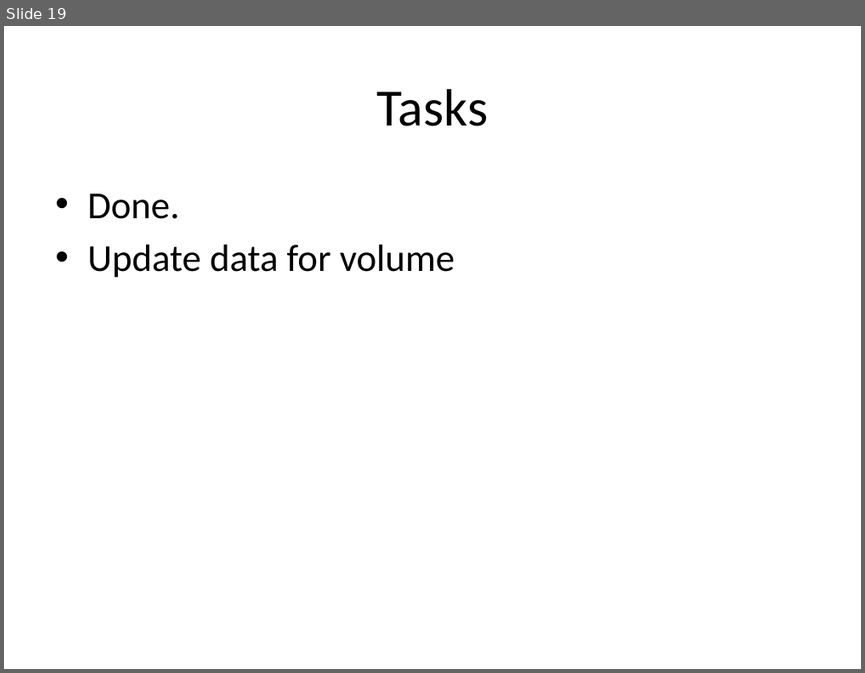
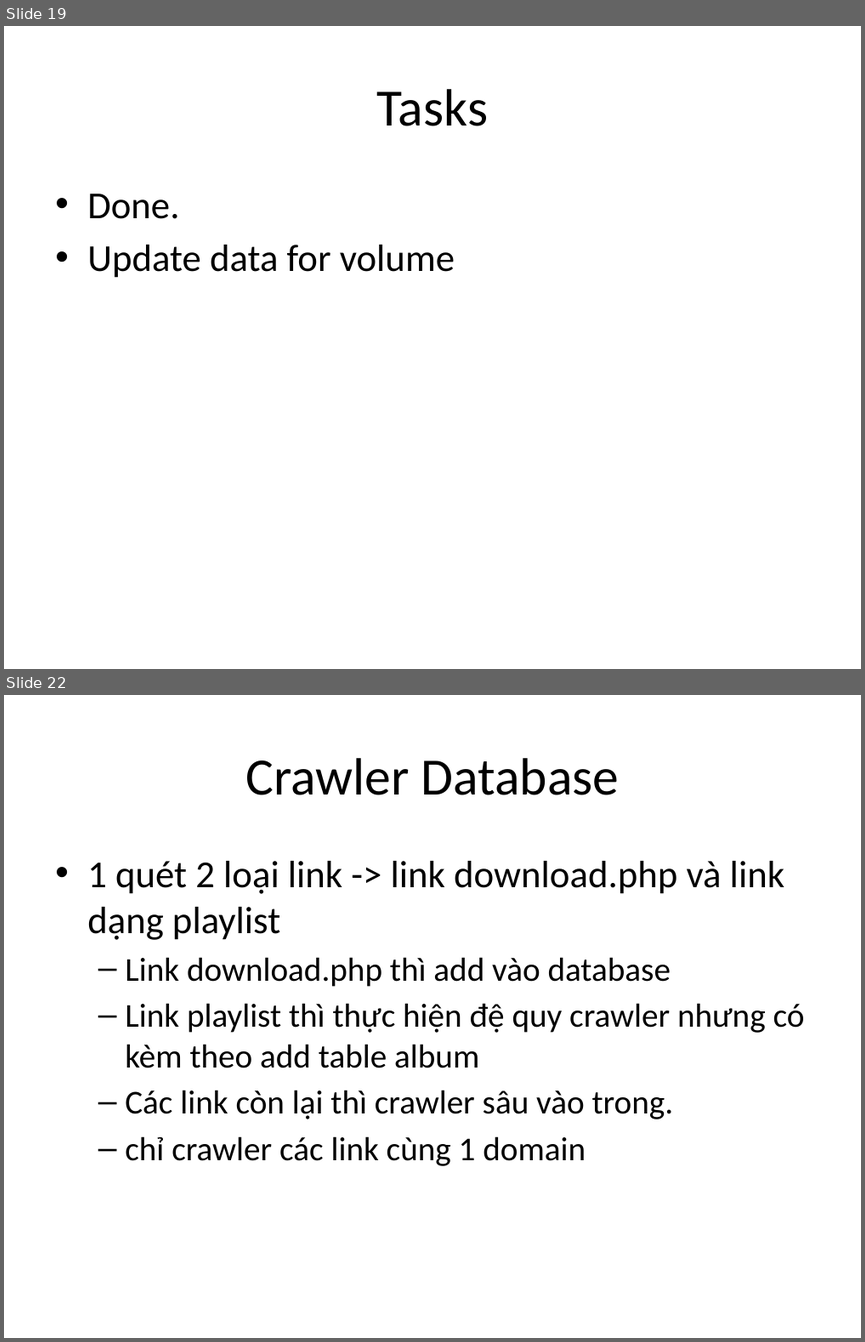
Before and after one commit to google-code-export/dau-gia-truc-tuyen-dhnl2, a slide deck: source/musicpage/Documents/Music page.pptx. Shown one above the other, each under a label of ours: slide 19 before the commit, slides 19 and 22 after it; the slides between them are not shown. The pictures are 865x673 and 865x1342 pixels, drawn with LibreOffice and Linux fonts; fonts in the diff are those of the drawing. Boxes give left, top, right and bottom in pixels: in the first picture for what was removed or moved away, otherwise in the second. Text is boxed around its words. In the diff, an @@ line names an element or a change of style, - is before the commit and + after.

```diff
--- a/source/musicpage/Documents/Music page.pptx
+++ b/source/musicpage/Documents/Music page.pptx
@@ slide 22 added at (4,695,861,1338), background #FFFFFF @@
@@ title added at (245,758,619,795), 44 pt, text #000000 @@
+Crawler Database
@@ text added at (87,861,805,1166), 28 pt, text #000000 @@
+• 1 quét 2 loại link -> link download.php và link dạng playlist
+  – Link download.php thì add vào database
+  – Link playlist thì thực hiện đệ quy crawler nhưng có kèm theo add table album
+  – Các link còn lại thì crawler sâu vào trong.
+  – chỉ crawler các link cùng 1 domain
```
Also in this commit, not shown: 2 other slides added, 1 slide removed, 9 other files.
